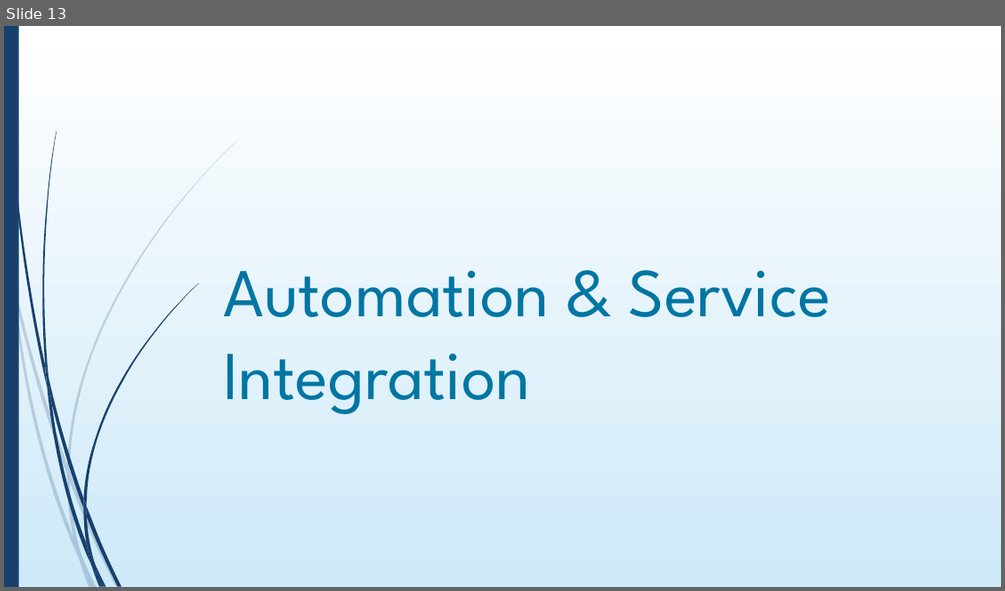
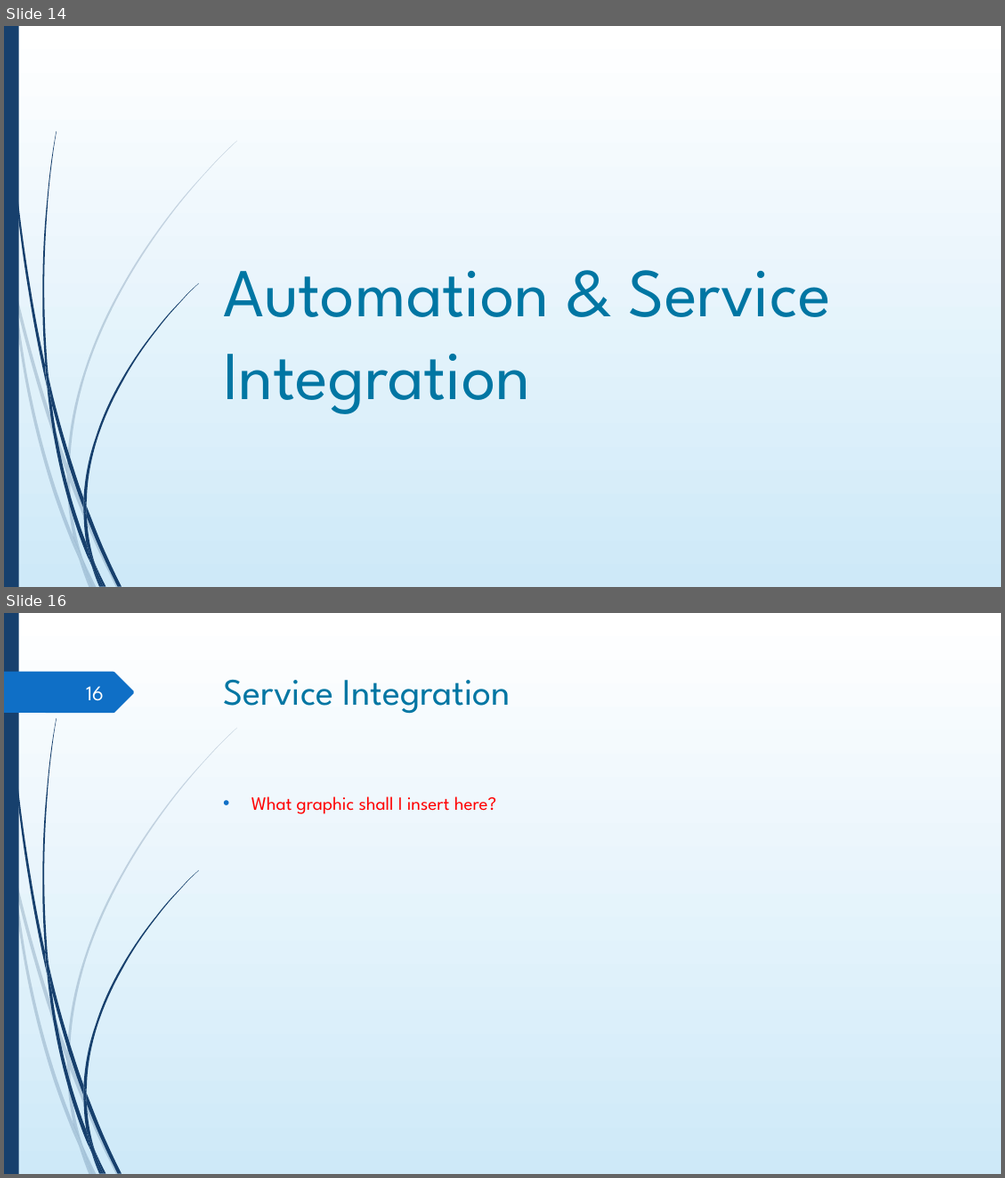
Before and after one commit to DigiBP/digibp-monterosa, a slide deck: Submission Documents/DBP_presentation.pptx. Shown one above the other, each under a label of ours: slide 13 before the commit, slides 14 and 16 after it; the slides between them are not shown. The pictures are 1005x591 and 1005x1178 pixels, drawn with LibreOffice and Linux fonts; fonts in the diff are those of the drawing; background and template pictures are left out. Boxes give left, top, right and bottom in pixels: in the first picture for what was removed or moved away, otherwise in the second. Text is boxed around its words. In the diff, an @@ line names an element or a change of style, - is before the commit and + after.

```diff
--- a/Submission Documents/DBP_presentation.pptx
+++ b/Submission Documents/DBP_presentation.pptx
@@ slide 16 added at bbox=[4, 613, 1001, 1174], background gradient #FFFFFF to #CEEAF9; not listed: 23 template elements that a slide beside it also shows @@
@@ freeform shape added at bbox=[4, 672, 134, 713], fill #0F6FC6 @@
@@ page number added at bbox=[86, 686, 104, 701], 20 pt, text #FEFFFF @@
+16
@@ title added at bbox=[224, 680, 510, 714], 36 pt, text #0076A3 @@
+Service Integration
@@ text added at bbox=[251, 796, 496, 814], 18 pt, text #FF0000 @@
+• What graphic shall I insert here?
@@ what was slide 13 is now slide 14 @@
```
Also in this commit, not shown: 5 slides changed, 1 other slide added.
